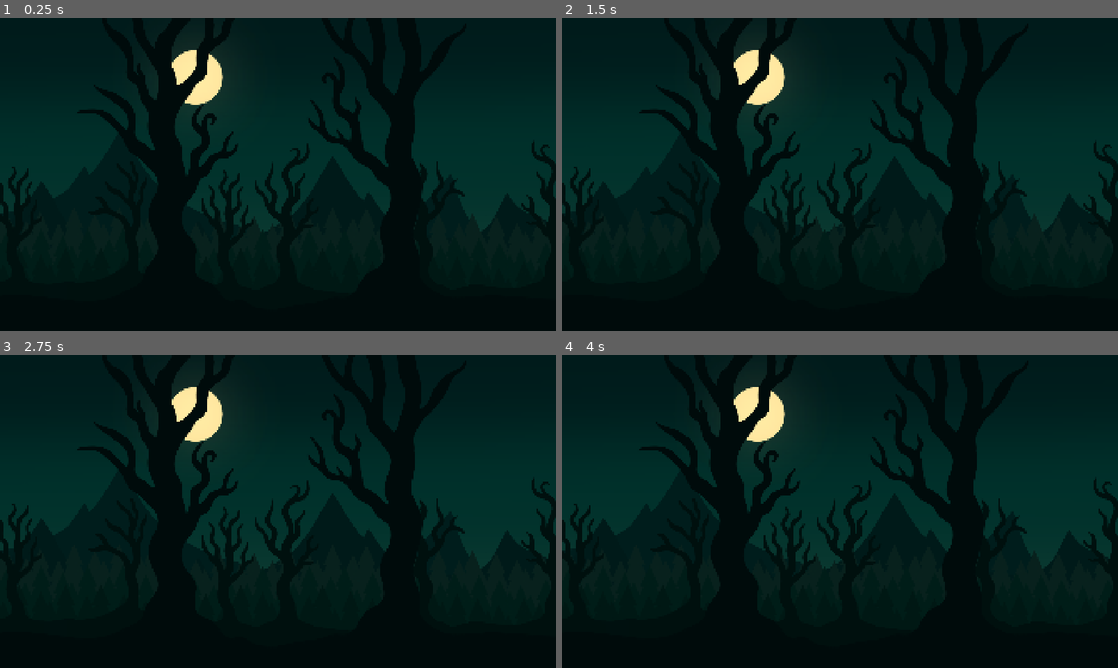
Above: before the commit, frames 1-4 (two rows, left to right).
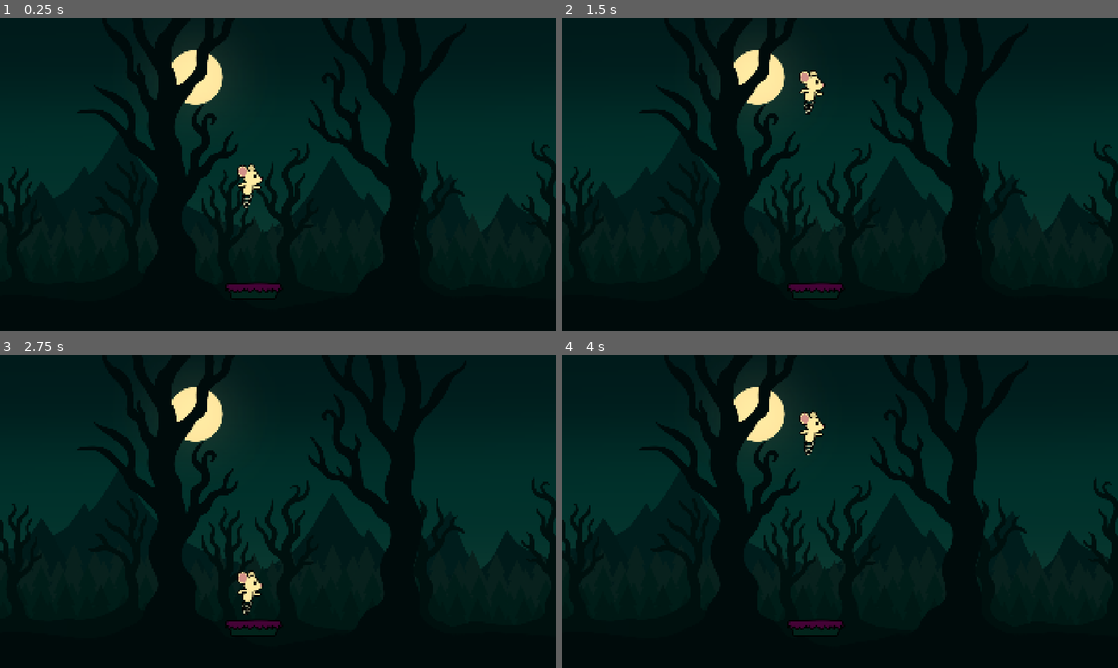
Above: after the commit, the same moments.

Repository: Vladimir-Herdman/software-dev-project-1
Game: Godot game, scene res://Scenes/main_scene.tscn
Same seed, same stepped clock (60 frames per second), same inputs: the game is played once before the commit and once after it.
Inputs:
- Up to frame 1 (0.25 s): no input
- Up to frame 2 (1.5 s): no input
- Up to frame 3 (2.75 s): no input
- Up to frame 4 (4 s): no input

The runs differ from the first frame. In frame 1, 0.6% of the frame differs, in the area x 40-51%, y 46-88%; in frame 2, 0.6%, in the area x 40-51%, y 16-88%; in frame 3, 0.5%; in frame 4, 0.6%.

Commit message:
Jumping physics completed
Only the jumping and collision completed. No horizontal input yet.

Diff:
--- /dev/null
+++ b/Player.tscn
@@ -0,0 +1,16 @@
+[gd_scene load_steps=3 format=3 uid="uid://ddmcubcmtcg5g"]
+
+[ext_resource type="Texture2D" uid="uid://ry2aiujqrvq6" path="res://Sprites/Spooky_Player.png" id="1_xhfnw"]
+
+[sub_resource type="CapsuleShape2D" id="CapsuleShape2D_kpjcp"]
+radius = 35.0
+height = 166.0
+
+[node name="Player" type="CharacterBody2D"]
+
+[node name="CollisionShape2D" type="CollisionShape2D" parent="."]
+shape = SubResource("CapsuleShape2D_kpjcp")
+
+[node name="Sprite2D" type="Sprite2D" parent="."]
+position = Vector2(306, -149)
+texture = ExtResource("1_xhfnw")
--- a/Scenes/main_scene.tscn
+++ b/Scenes/main_scene.tscn
@@ -10,6 +10,9 @@
 [ext_resource type="Texture2D" uid="uid://bcs8sa3wjcl82" path="res://Sprites/Spooky_trees1.png" id="8_gnsmo"]
 [ext_resource type="Texture2D" uid="uid://dr8neevu0mq3h" path="res://Sprites/Spooky_trees2.png" id="9_psl12"]
 [ext_resource type="Texture2D" uid="uid://bw3j0qyk54uyy" path="res://Sprites/Spooky_treeTops.png" id="10_2ebs2"]
+[ext_resource type="PackedScene" uid="uid://ddmcubcmtcg5g" path="res://Player.tscn" id="11_76v2p"]
+[ext_resource type="PackedScene" uid="uid://bgf2akvq5djcv" path="res://basic_platform.tscn" id="12_drdnd"]
+[ext_resource type="Script" uid="uid://b4b8vpovts0o6" path="res://Scripts/Player/PlayerConroller.gd" id="12_ioaeq"]
 
 [node name="MainScene" type="Node2D"]
 
@@ -52,3 +55,10 @@
 [node name="SpookyTreeTops" type="Sprite2D" parent="."]
 position = Vector2(950, -529)
 texture = ExtResource("10_2ebs2")
+
+[node name="Player" parent="." instance=ExtResource("11_76v2p")]
+position = Vector2(860, 540)
+script = ExtResource("12_ioaeq")
+
+[node name="Basic_Platform" parent="." instance=ExtResource("12_drdnd")]
+position = Vector2(874, 941)
--- /dev/null
+++ b/Scripts/Player/PlayerConroller.gd
@@ -0,0 +1,12 @@
+extends CharacterBody2D
+
+const GRAVITY := 20.0
+const JUMP_FORCE := -1200.0   # negative = upward in Godot
+
+func _physics_process(delta: float) -> void:
+	velocity.y += GRAVITY
+
+	if is_on_floor() and velocity.y > 0:
+		velocity.y = JUMP_FORCE
+
+	move_and_slide()
--- /dev/null
+++ b/basic_platform.tscn
@@ -0,0 +1,16 @@
+[gd_scene load_steps=3 format=3 uid="uid://bgf2akvq5djcv"]
+
+[ext_resource type="Texture2D" uid="uid://i0pp57qxf5ms" path="res://Sprites/Spooky_Platform_1.png" id="1_g27h8"]
+
+[sub_resource type="RectangleShape2D" id="RectangleShape2D_r8ipd"]
+size = Vector2(174, 47)
+
+[node name="Basic_Platform" type="StaticBody2D"]
+
+[node name="SpookyPlatform1" type="Sprite2D" parent="."]
+position = Vector2(-1, -35)
+texture = ExtResource("1_g27h8")
+
+[node name="CollisionShape2D" type="CollisionShape2D" parent="."]
+position = Vector2(-1, 5.5)
+shape = SubResource("RectangleShape2D_r8ipd")
Not shown: 1 places in Scenes/main_scene.tscn that only renumber resources
Not shown, added: Scripts/Player/PlayerConroller.gd.uid
Binary file added: Sprites/Spooky_Platform_1.png
Not shown, added: Sprites/Spooky_Platform_1.png.import
